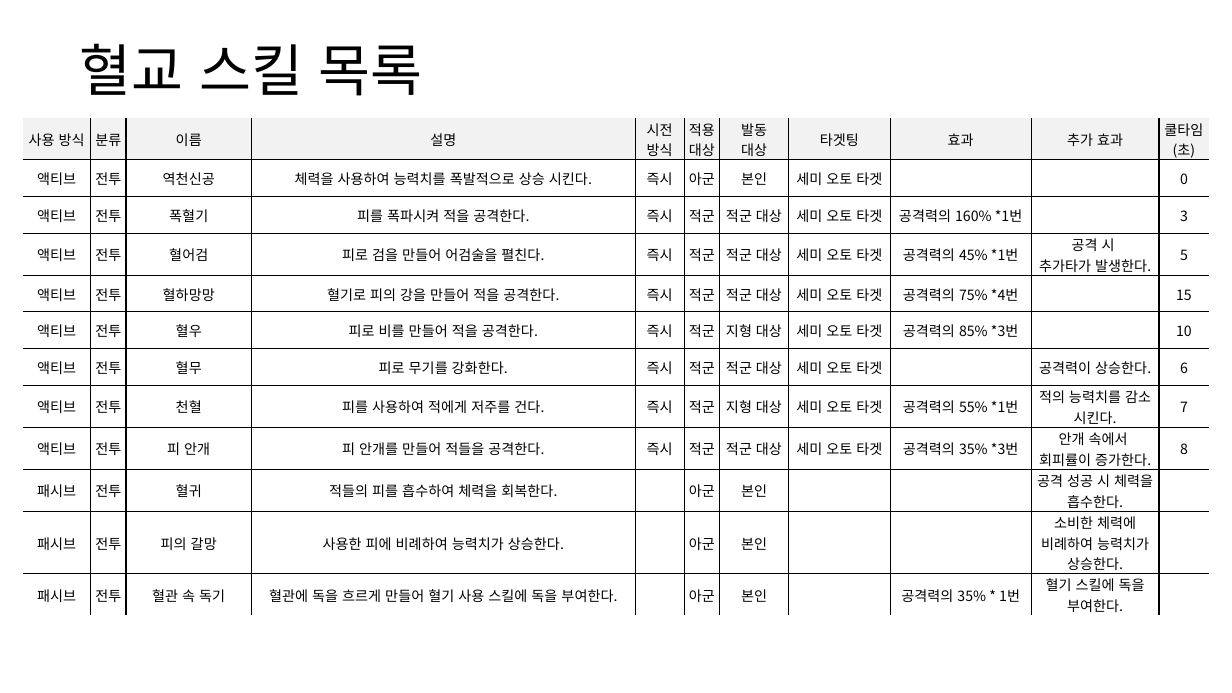
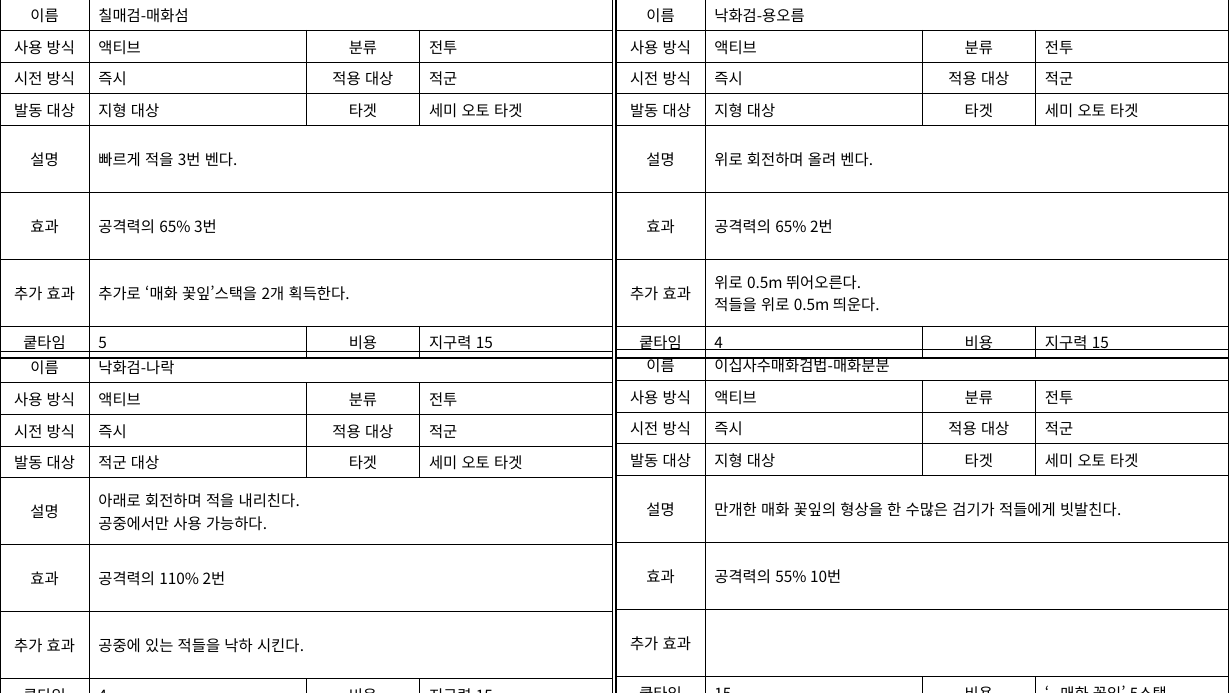
Before and after one commit to yjk0401/unityenginebasic_9th, a slide deck: slide 30 of 기획/방랑엽사전/스킬 기획서.pptx (slide 26 before the commit). Drawn at 1232x693 pixels with LibreOffice and Linux fonts; fonts in the diff are those of the drawing. Boxes give left, top, right and bottom in pixels: in the first picture for what was removed or moved away, otherwise in the second. Text is boxed around its words. In the diff, an @@ line names an element or a change of style, - is before the commit and + after.

```diff
--- a/기획/방랑엽사전/스킬 기획서.pptx
+++ b/기획/방랑엽사전/스킬 기획서.pptx
@@ table added at [0, 0, 613, 356], 8 rows, 4 columns @@
+이름 | 칠매검-매화섬 |  | 
+사용 방식 | 액티브 | 분류 | 전투
+시전 방식 | 즉시 | 적용 대상 | 적군
+발동 대상 | 지형 대상 | 타겟 | 세미 오토 타겟
+설명 | 빠르게 적을 3번 벤다. |  | 
+효과 | 공격력의 65% 3번 |  | 
+추가 효과 | 추가로 ‘매화 꽃잎’스택을 2개 획득한다. |  | 
+쿹타임 | 5 | 비용 | 지구력 15
@@ table at [616, 0, 1229, 354] @@
-사용 방식 | 분류 | 이름 | 설명 | 시전 / 방식 | 적용 / 대상 | 발동 / 대상 | 타겟팅 | 효과 | 추가 효과 | 쿨타임 / (초)
-액티브 | 전투 | 역천신공 | 체력을 사용하여 능력치를 폭발적으로 상승 시킨다. | 즉시 | 아군 | 본인 | 세미 오토 타겟 |  |  | 0
-액티브 | 전투 | 폭혈기 | 피를 폭파시켜 적을 공격한다. | 즉시 | 적군 | 적군 대상 | 세미 오토 타겟 | 공격력의 160% *1번 |  | 3
-액티브 | 전투 | 혈어검 | 피로 검을 만들어 어검술을 펼친다. | 즉시 | 적군 | 적군 대상 | 세미 오토 타겟 | 공격력의 45% *1번 | 공격 시 / 추가타가 발생한다. | 5
-액티브 | 전투 | 혈하망망 | 혈기로 피의 강을 만들어 적을 공격한다. | 즉시 | 적군 | 적군 대상 | 세미 오토 타겟 | 공격력의 75% *4번 |  | 15
-액티브 | 전투 | 혈우 | 피로 비를 만들어 적을 공격한다. | 즉시 | 적군 | 지형 대상 | 세미 오토 타겟 | 공격력의 85% *3번 |  | 10
-액티브 | 전투 | 혈무 | 피로 무기를 강화한다. | 즉시 | 적군 | 적군 대상 | 세미 오토 타겟 |  | 공격력이 상승한다. | 6
-액티브 | 전투 | 천혈 | 피를 사용하여 적에게 저주를 건다. | 즉시 | 적군 | 지형 대상 | 세미 오토 타겟 | 공격력의 55% *1번 | 적의 능력치를 감소 시킨다. | 7
-액티브 | 전투 | 피 안개 | 피 안개를 만들어 적들을 공격한다. | 즉시 | 적군 | 적군 대상 | 세미 오토 타겟 | 공격력의 35% *3번 | 안개 속에서 / 회피률이 증가한다. | 8
-패시브 | 전투 | 혈귀 | 적들의 피를 흡수하여 체력을 회복한다. |  | 아군 | 본인 |  |  | 공격 성공 시 체력을 흡수한다. | 
-패시브 | 전투 | 피의 갈망 | 사용한 피에 비례하여 능력치가 상승한다. |  | 아군 | 본인 |  |  | 소비한 체력에 비례하여 능력치가 상승한다. | 
-패시브 | 전투 | 혈관 속 독기 | 혈관에 독을 흐르게 만들어 혈기 사용 스킬에 독을 부여한다. |  | 아군 | 본인 |  | 공격력의 35% * 1번 | 혈기 스킬에 독을 부여한다. | 
+이름 | 낙화검-용오름 |  | 
+사용 방식 | 액티브 | 분류 | 전투
+시전 방식 | 즉시 | 적용 대상 | 적군
+발동 대상 | 지형 대상 | 타겟 | 세미 오토 타겟
+설명 | 위로 회전하며 올려 벤다. |  | 
+효과 | 공격력의 65% 2번 |  | 
+추가 효과 | 위로 0.5m 뛰어오른다. / 적들을 위로 0.5m 띄운다. |  | 
+쿹타임 | 4 | 비용 | 지구력 15
@@ table: place and size @@
-table at [22, 118, 1209, 616]
+table at [616, 0, 1229, 354]
@@ text removed at [79, 43, 423, 96] @@
-혈교 스킬 목록
@@ table added at [0, 351, 613, 693], 8 rows, 4 columns @@
+이름 | 낙화검-나락 |  | 
+사용 방식 | 액티브 | 분류 | 전투
+시전 방식 | 즉시 | 적용 대상 | 적군
+발동 대상 | 적군 대상 | 타겟 | 세미 오토 타겟
+설명 | 아래로 회전하며 적을 내리친다. / 공중에서만 사용 가능하다. |  | 
+효과 | 공격력의 110% 2번 |  | 
+추가 효과 | 공중에 있는 적들을 낙하 시킨다. |  | 
+쿹타임 | 4 | 비용 | 지구력 15
@@ table added at [616, 349, 1229, 692], 8 rows, 4 columns @@
+이름 | 이십사수매화검법-매화분분 |  | 
+사용 방식 | 액티브 | 분류 | 전투
+시전 방식 | 즉시 | 적용 대상 | 적군
+발동 대상 | 지형 대상 | 타겟 | 세미 오토 타겟
+설명 | 만개한 매화 꽃잎의 형상을 한 수많은 검기가 적들에게 빗발친다. |  | 
+효과 | 공격력의 55% 10번 |  | 
+추가 효과 |  |  | 
+쿹타임 | 15 | 비용 | ‘매화 꽃잎’ 5스택
```
Also in this commit, not shown: 9 other slides changed, 23 slides added, 2 slides removed, 1 other file.
